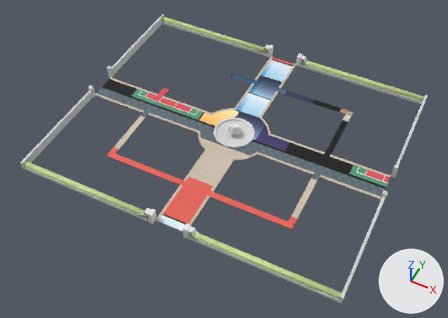
Renders of the FBX model Assets/3D Asset/BanguanFix/Taman.fbx from each side of a commit.
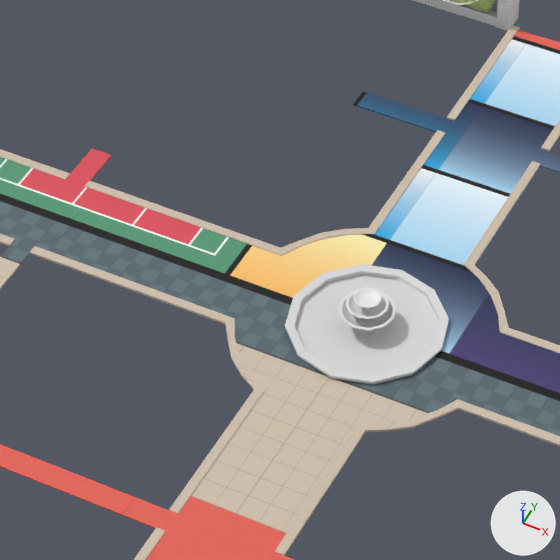
Each version appears first whole from a 50 mm camera at (64.8, 5.9, 175.4) aimed at (-7.5, 150.5, -5.2), and next in a close-up on the part from 31% to 63% of the width and 16% to 61% of the height. Every picture has the same lights, and +X, +Y and +Z are marked at lower right. The older version's two pictures come first. Where no turn or scale is listed for an object, it has been applied to the vertices.

Names of what the first close-up shows: 'JalanSetapak', 'JalanSetapak2', 'Pancuran1', 'Pancuran2', 'Pancuran3', 'Plane.005' and 2 more.
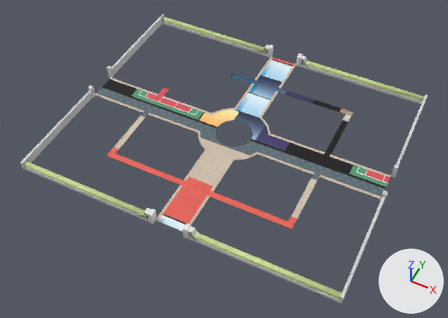
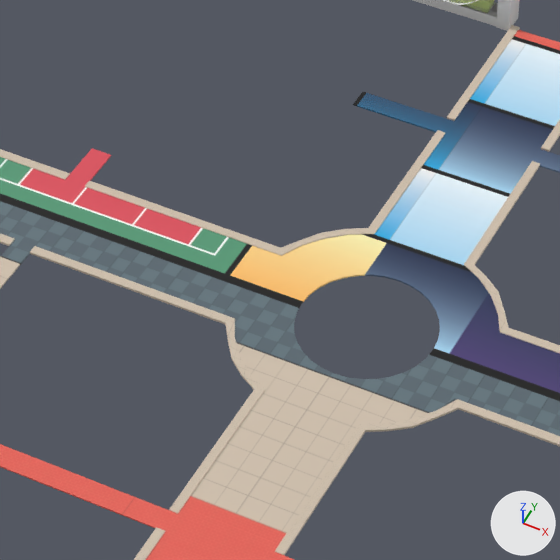
Changed parts and their boxes (x1, y1, x2, y2) in the close-ups (560 x 560 px):
```json
{"object": "Pancuran3", "change": "deleted", "before": [285, 264, 449, 384]}
{"object": "Pancuran2", "change": "deleted", "before": [338, 288, 396, 330]}
{"object": "Pancuran1", "change": "deleted", "before": [356, 307, 377, 334]}
```

The change, as JSON lines over the scene's bpy script:
```json
{"op": "remove", "block": "ob_pancuran1", "code": ["ob_pancuran1 = bpy.data.objects.new('Pancuran1', me_circle_024)", "ob_pancuran1.location = (-7.8, 160.1, 0.2)"]}
{"op": "remove", "block": "ob_pancuran3", "code": ["ob_pancuran3 = bpy.data.objects.new('Pancuran3', me_circle_002)", "ob_pancuran3.location = (-7.8, 160.1, 0.0)"]}
{"op": "remove", "block": "ob_pancuran2", "code": ["ob_pancuran2 = bpy.data.objects.new('Pancuran2', me_circle_025)", "ob_pancuran2.location = (-7.8, 160.1, 0.2)"]}
```
